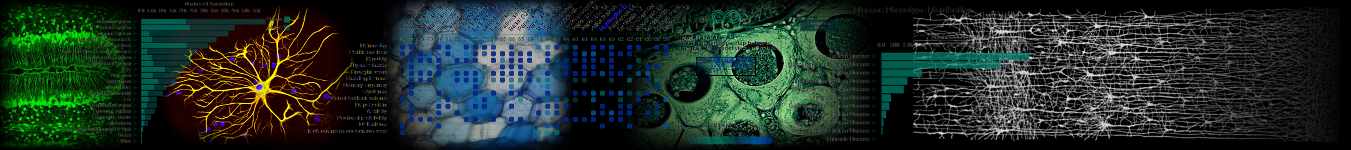
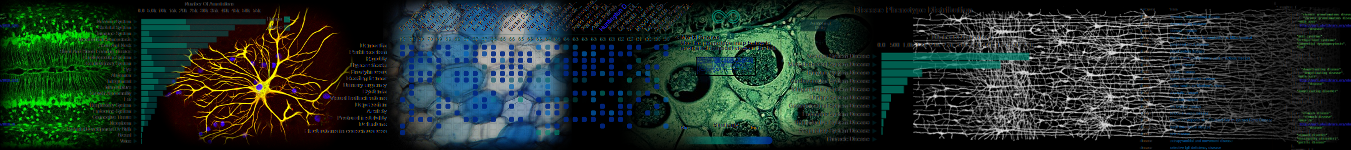
Layers edited between the first and the second 1351 x 150 image:
added layer "Clipboard #11" above "Clipboard #12" over [0, 13, 21, 127]
added layer "Clipboard #12" above "Clipboard #10" over [1139, 7, 1284, 150]
added layer "Clipboard #10" above "Clipboard #4" over [1272, 2, 1351, 150]
